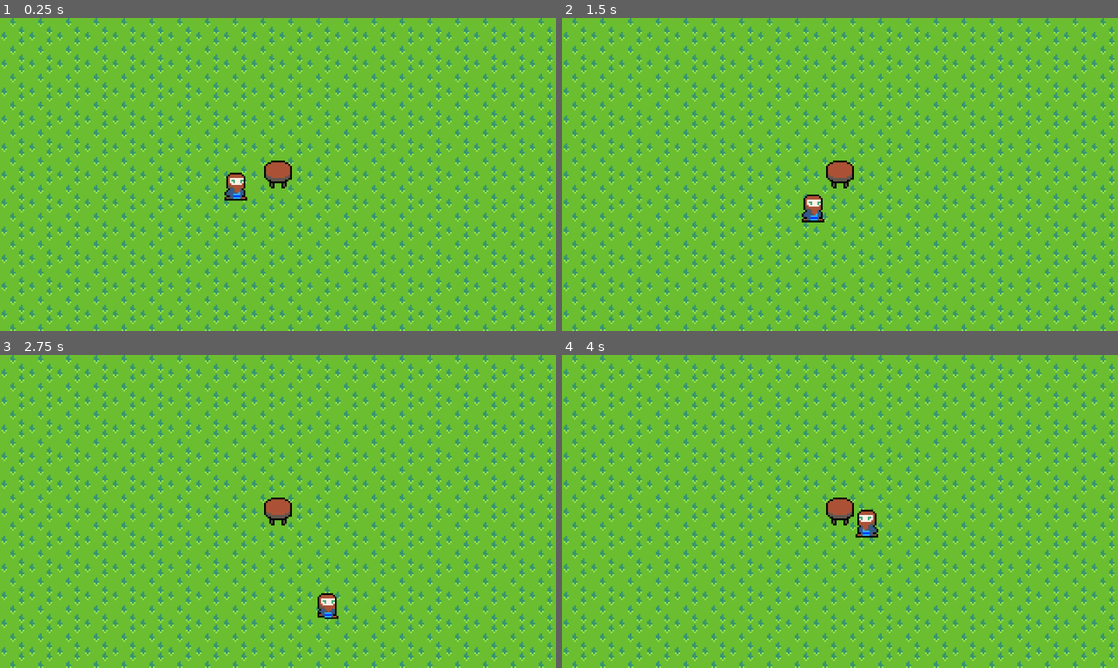
Above: before the commit, frames 1-4 (two rows, left to right).
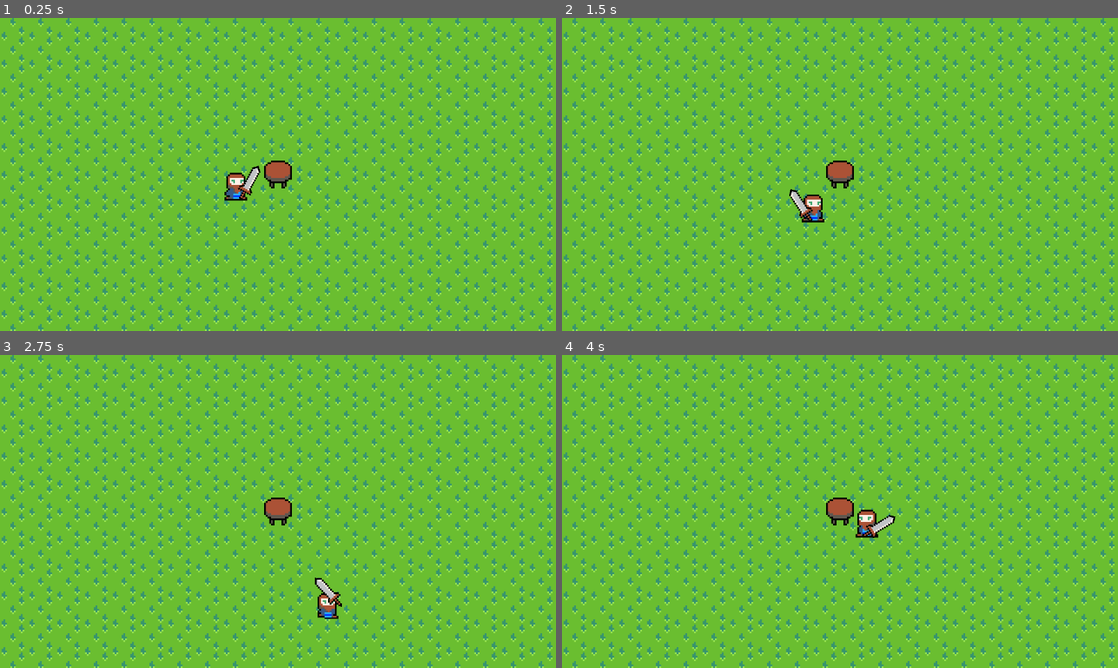
Above: after the commit, the same moments.

Repository: Ratoluz/SwordChanter
Game: Godot game, scene res://Objects/main.tscn
Same seed, same stepped clock (60 frames per second), same inputs: the game is played once before the commit and once after it.
Inputs (mouse positions are in pixels of both pictures, inside the frame that each line leads up to):
- Up to frame 1 (0.25 s): no input
- Up to frame 2 (1.5 s): tap Enter at 0.5 s; move the mouse to (962, 158) at 0.52 s; hold D (Move_Right) 0.53-1.28 s; click (962, 158) at 0.6 s; tap Space at 1.25 s; move the mouse to (728, 190) at 1.27 s; hold S (Move_Down) from 1.28 s (still down); click (728, 190) at 1.35 s
- Up to frame 3 (2.75 s): move the mouse to (333, 442) at 2.02 s; release S (Move_Down) at 2.03 s; hold D (Move_Right) from 2.03 s (still down); click (333, 442) at 2.1 s
- Up to frame 4 (4 s): move the mouse to (812, 574) at 2.77 s; release D (Move_Right) at 2.78 s; hold W (Move_Up) 2.78-3.53 s; click (812, 574) at 2.85 s; move the mouse to (1006, 558) at 3.52 s; hold A (Move_Left) from 3.53 s (still down); click (1006, 558) at 3.6 s

The runs differ from the first frame. In frame 1, 0.2% of the frame differs, in the area x 42-47%, y 47-58%; in frame 2, 0.2%, in the area x 40-46%, y 54-65%; in frame 3, 0.2%; in frame 4, 0.2%.

Commit message:
Bronie Część 1
Dodane klasy: Weapon - klasa która jest dziedziczona przez wszyskie bronie; Sword - klasa miecza; WeaponManager - można przypisać do niego zmienną o typie Weapon i gdy lewy przycisk myszy wcisinięty to wywołuje metode attack() zmiennej o typie Weapon

Diff:
--- /dev/null
+++ b/Objects/Weapons/Tier1/sword.tscn
@@ -0,0 +1,6 @@
+[gd_scene load_steps=2 format=3 uid="uid://b0q2trfits23c"]
+
+[ext_resource type="Script" uid="uid://ditdtwj3a5cp5" path="res://Scripts/Weapons/Tier1/sword.gd" id="1_hbw80"]
+
+[node name="SwordClass" type="Area2D"]
+script = ExtResource("1_hbw80")
--- /dev/null
+++ b/Objects/Weapons/Tier1/swordObject.tscn
@@ -0,0 +1,20 @@
+[gd_scene load_steps=4 format=3 uid="uid://7llxuw3tkr86"]
+
+[ext_resource type="Script" uid="uid://b3miub5sdfsck" path="res://Scripts/Weapons/Tier1/swordObject.gd" id="1_pwneu"]
+[ext_resource type="Texture2D" uid="uid://dubx616qe8wgg" path="res://Sprite/Weapons/Tier1/sword.png" id="1_y34sf"]
+
+[sub_resource type="RectangleShape2D" id="RectangleShape2D_0m0sb"]
+size = Vector2(5.65686, 22.6274)
+
+[node name="SwordObject" type="Area2D"]
+scale = Vector2(4, 4)
+script = ExtResource("1_pwneu")
+
+[node name="Sprite2D" type="Sprite2D" parent="."]
+texture = ExtResource("1_y34sf")
+
+[node name="CollisionShape2D" type="CollisionShape2D" parent="."]
+position = Vector2(4.17233e-07, -2.68221e-07)
+rotation = 0.785398
+scale = Vector2(1, 1)
+shape = SubResource("RectangleShape2D_0m0sb")
--- a/Objects/main.tscn
+++ b/Objects/main.tscn
@@ -1,8 +1,10 @@
-[gd_scene load_steps=8 format=4 uid="uid://dwqseoo600wbk"]
+[gd_scene load_steps=10 format=4 uid="uid://dwqseoo600wbk"]
 
 [ext_resource type="PackedScene" uid="uid://vntnhm8hh417" path="res://Objects/Player.tscn" id="1_wfcdt"]
 [ext_resource type="Texture2D" uid="uid://yd6s8mqdo346" path="res://Sprite/tabel.png" id="2_h4pkl"]
 [ext_resource type="Texture2D" uid="uid://c681d2qnudksg" path="res://Sprite/Tilemap/grass.png" id="3_2r4pp"]
+[ext_resource type="PackedScene" uid="uid://7llxuw3tkr86" path="res://Objects/Weapons/Tier1/swordObject.tscn" id="4_d7gkb"]
+[ext_resource type="PackedScene" uid="uid://bhc6omgswrfnv" path="res://Objects/weaponManager.tscn" id="4_k26ky"]
 
 [sub_resource type="TileSetAtlasSource" id="TileSetAtlasSource_2r4pp"]
 texture = ExtResource("3_2r4pp")
@@ -27,6 +29,12 @@
 tile_map_data = PackedByteArray("AAD4//v/AAAAAAAAAAD4//z/AAAAAAAAAAD4//3/AAAAAAAAAAD4//7/AAAAAAAAAAD4////AAAAAAAAAAD4/w …(3760 unchanged characters)…
 tile_set = SubResource("TileSet_d7gkb")
 
+[node name="Player" parent="." instance=ExtResource("1_wfcdt")]
+position = Vector2(-95, 28)
+scale = Vector2(4, 4)
+
+[node name="WeaponManager" parent="Player" instance=ExtResource("4_k26ky")]
+
 [node name="Table" type="StaticBody2D" parent="."]
 z_index = -1
 scale = Vector2(4, 4)
@@ -38,9 +46,7 @@
 rotation = 1.5708
 shape = SubResource("CapsuleShape2D_2r4pp")
 
-[node name="Player" parent="." instance=ExtResource("1_wfcdt")]
-position = Vector2(-95, 28)
-scale = Vector2(4, 4)
-
 [node name="Camera2D" type="Camera2D" parent="."]
 script = SubResource("GDScript_2r4pp")
+
+[node name="SwordObject" parent="." instance=ExtResource("4_d7gkb")]
--- a/Objects/player.gd
+++ b/Objects/player.gd
@@ -2,30 +2,33 @@
 
 var current_speed = 250
 var screen_size
+var flipped: bool
 
 func _ready() -> void:
 	screen_size = get_viewport_rect().size
 	$AnimatedSprite2D.play("idle")
 
-func apply_velocity():
+func _apply_velocity():
 	var input_direction = Input.get_vector('Move_Left', 'Move_Right', 'Move_Up', 'Move_Down')
 	velocity = current_speed * input_direction
 
-func flip():
+func _flip():
 	if not $AnimatedSprite2D.flip_h and velocity.x < 0:
 		$AnimatedSprite2D.flip_h = true
+		flipped = true
 		return
 	if $AnimatedSprite2D.flip_h and velocity.x > 0:
 		$AnimatedSprite2D.flip_h = false
+		flipped = false
 
-func play_anims():
+func _play_anims():
 	if velocity.length() > 0:
 		$AnimatedSprite2D.play("walk")
 		return
 	$AnimatedSprite2D.play("idle")
 
 func _physics_process(delta: float) -> void:
-	apply_velocity()
+	_apply_velocity()
 	move_and_slide()
-	flip()
-	play_anims()
+	_flip()
+	_play_anims()
--- /dev/null
+++ b/Objects/weapon.tscn
@@ -0,0 +1,6 @@
+[gd_scene load_steps=2 format=3 uid="uid://bfhlrgclrln1l"]
+
+[ext_resource type="Script" uid="uid://fe45rlblpy50" path="res://Scripts/weapon.gd" id="1_lfqd1"]
+
+[node name="Weapon" type="Area2D"]
+script = ExtResource("1_lfqd1")
--- /dev/null
+++ b/Objects/weaponManager.tscn
@@ -0,0 +1,6 @@
+[gd_scene load_steps=2 format=3 uid="uid://bhc6omgswrfnv"]
+
+[ext_resource type="Script" uid="uid://blhgla1fg323i" path="res://Scripts/weaponManager.gd" id="1_yek4o"]
+
+[node name="WeaponManager" type="Area2D"]
+script = ExtResource("1_yek4o")
--- /dev/null
+++ b/Scripts/Weapons/Tier1/sword.gd
@@ -0,0 +1,5 @@
+class_name Sword
+extends Weapon
+
+func _perform_attack():
+	print('Sword attack')
--- /dev/null
+++ b/Scripts/Weapons/Tier1/swordObject.gd
@@ -0,0 +1,8 @@
+extends Area2D
+
+var weapon: Sword = preload("res://Scripts/Weapons/Tier1/sword.gd").new()
+
+func _ready() -> void:
+	var tempTimer = Timer.new()
+	add_child(tempTimer)
+	weapon.timer = tempTimer
--- /dev/null
+++ b/Scripts/weapon.gd
@@ -0,0 +1,24 @@
+class_name Weapon
+extends Area2D
+
+var damage: float = 10
+var range: float = 100
+var cooldown: float = 0.5
+
+var can_attack: bool = true
+var timer: Timer
+
+func attack():
+	if can_attack:
+		_perform_attack()
+		can_attack = false
+
+		timer.wait_time = cooldown
+		timer.start()
+		await(timer.timeout)
+
+		can_attack = true
+		print('can attack again')
+
+func _perform_attack():
+	print('attack not overrided')
--- /dev/null
+++ b/Scripts/weaponManager.gd
@@ -0,0 +1,33 @@
+extends Area2D
+
+var currentWeapon
+var player
+var distanceFromPlayer = 30
+var firstScale
+
+func _ready() -> void:
+	currentWeapon = $/root/Main/SwordObject
+	player = $/root/Main/Player
+	firstScale = currentWeapon.scale.x
+
+func _flip_weapon():
+	var mousePos = get_global_mouse_position()
+	if mousePos.x < player.position.x and currentWeapon.scale.x > 0:
+		currentWeapon.scale.y = -firstScale
+	if mousePos.x > player.position.x:
+		currentWeapon.scale.y = firstScale
+
+func _set_weapon_pos():
+	if currentWeapon != null:
+		var mousePos = get_global_mouse_position()
+		var dir = mousePos - player.position
+		var angle = dir.angle()
+		currentWeapon.rotation = angle
+
+		currentWeapon.position = Vector2(player.position.x + cos(angle) * distanceFromPlayer, player.position.y + sin(angle) * distanceFromPlayer)
+
+func _process(delta: float) -> void:
+	_set_weapon_pos()
+	_flip_weapon()
+	if Input.is_action_just_pressed("Attack") and currentWeapon != null:
+		currentWeapon.weapon.attack()
--- a/project.godot
+++ b/project.godot
@@ -43,6 +43,11 @@
 "events": [Object(InputEventKey,"resource_local_to_scene":false,"resource_name":"","device":-1,"window_id":0,"alt_press …(192 unchanged characters)…
 ]
 }
+Attack={
+"deadzone": 0.2,
+"events": [Object(InputEventMouseButton,"resource_local_to_scene":false,"resource_name":"","device":-1,"window_id":0,"alt_pressed":false,"shift_pressed":false,"ctrl_pressed":false,"meta_pressed":false,"button_mask":0,"position":Vector2(0, 0),"global_position":Vector2(0, 0),"factor":1.0,"button_index":1,"canceled":false,"pressed":false,"double_click":false,"script":null)
+]
+}
 
 [rendering]
 
Not shown, added: Scripts/Weapons/Tier1/sword.gd.uid
Not shown, added: Scripts/Weapons/Tier1/swordObject.gd.uid
Not shown, added: Scripts/weapon.gd.uid
Not shown, added: Scripts/weaponManager.gd.uid
Binary file added: Sprite/Weapons/Tier1/sword.png
Not shown, added: Sprite/Weapons/Tier1/sword.png.import
